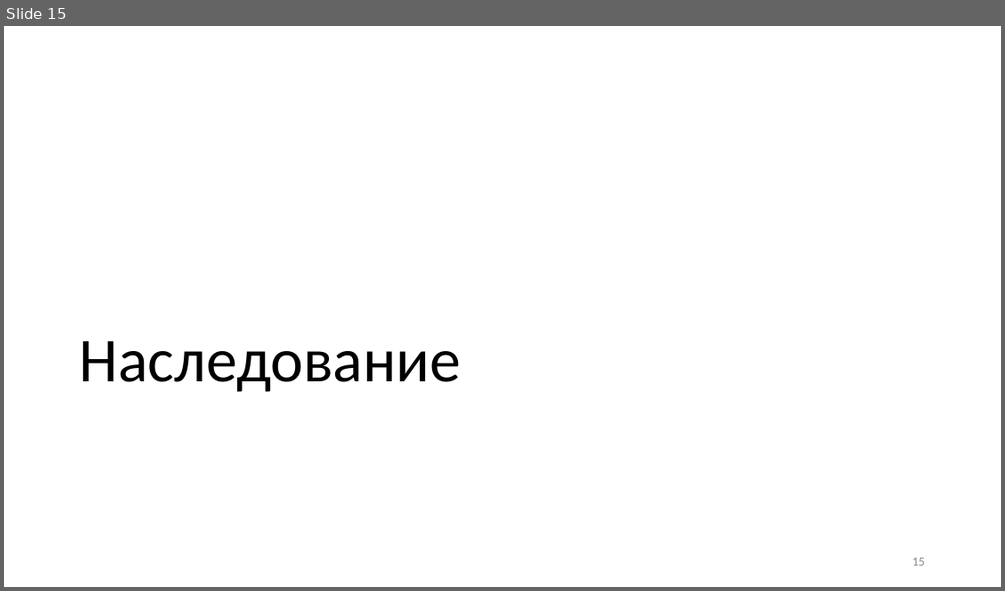
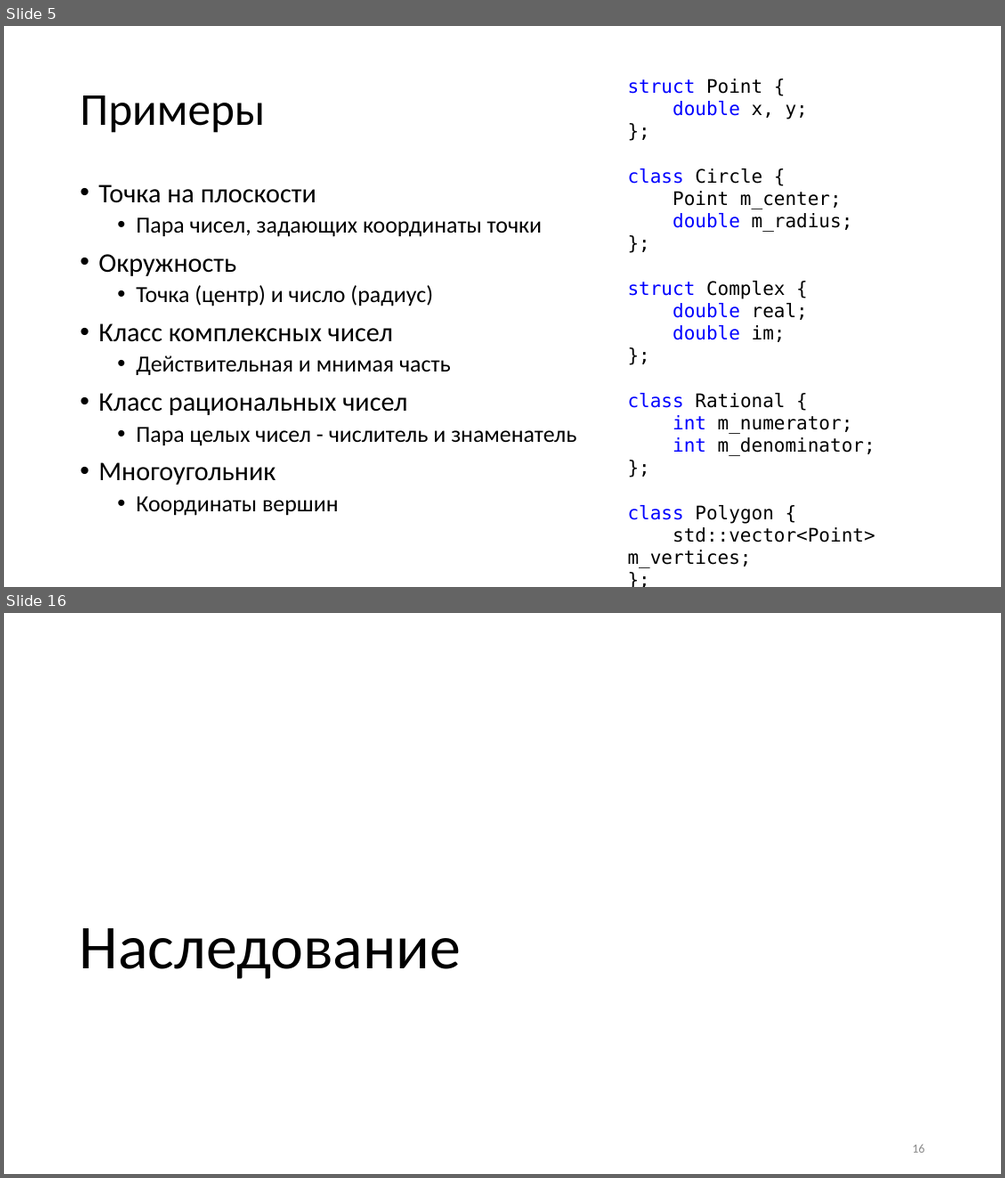
Before and after one commit to alexey-malov/ood, a slide deck: lectures/00.relations/Отношения между классами.pptx. Shown one above the other, each under a label of ours: slide 15 before the commit, slides 5 and 16 after it; the slides between them are not shown. The pictures are 1005x591 and 1005x1178 pixels, drawn with LibreOffice and Linux fonts; fonts in the diff are those of the drawing. Boxes give left, top, right and bottom in pixels: in the first picture for what was removed or moved away, otherwise in the second. Text is boxed around its words. In the diff, an @@ line names an element or a change of style, - is before the commit and + after.

```diff
--- a/lectures/00.relations/Отношения между классами.pptx
+++ b/lectures/00.relations/Отношения между классами.pptx
@@ slide 5 added at <box>4,26,1001,587</box>, background #FFFFFF @@
@@ text added at <box>628,79,875,568</box>, 18 pt, text #000000 @@
+struct Point {
+double x, y;
+};
+class Circle {
+Point m_center;
+double m_radius;
+};
+struct Complex {
+double real;
+double im;
+};
+class Rational {
+int m_numerator;
+int m_denominator;
+};
+class Polygon {
+std::vector<Point> m_vertices;
+};
@@ title added at <box>80,95,265,133</box>, 44 pt, text #000000 @@
+Примеры
@@ text added at <box>98,184,576,516</box>, 22.2 pt, text #000000 @@
+• Точка на плоскости
+  • Пара чисел, задающих координаты точки
+• Окружность
+  • Точка (центр) и число (радиус)
+• Класс комплексных чисел
+  • Действительная и мнимая часть
+• Класс рациональных чисел
+  • Пара целых чисел - числитель и знаменатель
+• Многоугольник
+  • Координаты вершин
@@ what was slide 15 is now slide 16 @@
```
Also in this commit, not shown: 11 slides changed, 3 other slides added, 4 slides removed, 1 other file.
